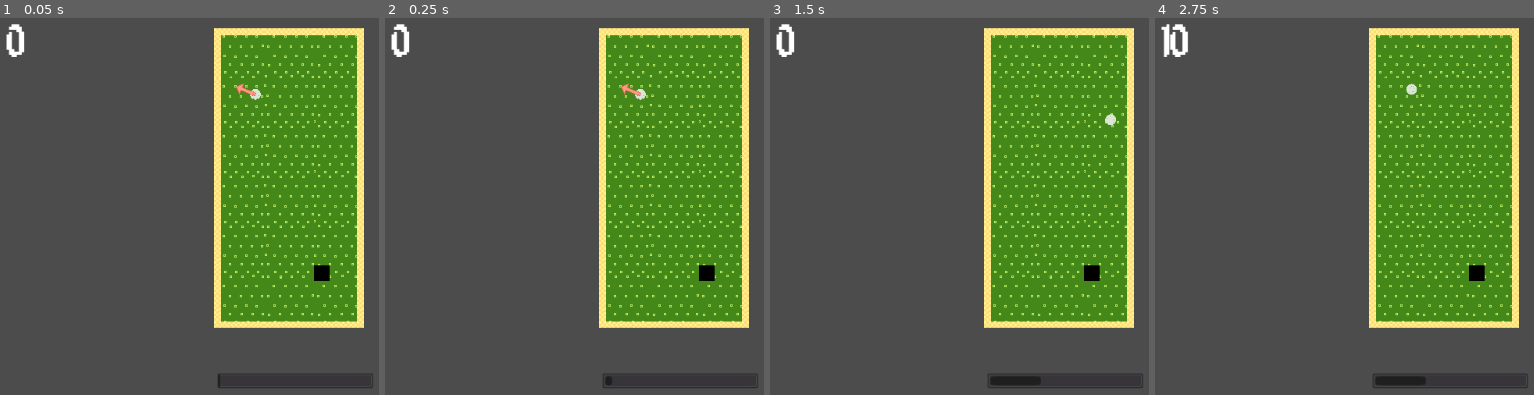
Above: before the commit, frames 1-4 (left to right).
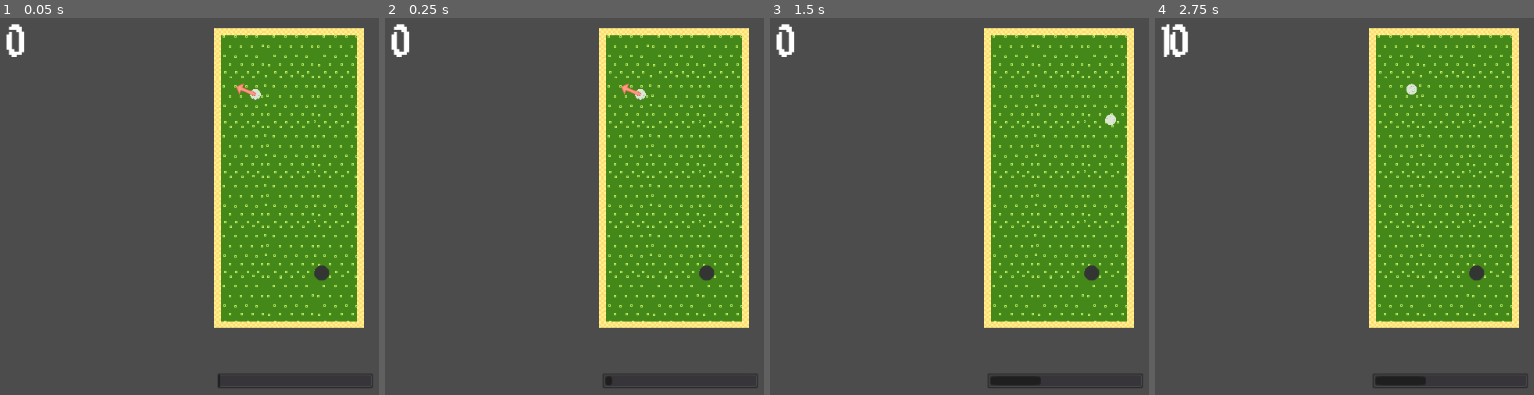
Above: after the commit, the same moments.

Repository: kenset/Par-One
Game: Godot game, scene res://PlayScene.tscn
The game is run twice, just before and just after one commit, with the same random seed, the same clock (stepped at 60 frames per second) and the same inputs.
Inputs (mouse positions are in pixels of both pictures, inside the frame that each line leads up to):
- Up to frame 1 (0.05 s): no input
- Up to frame 2 (0.25 s): no input
- Up to frame 3 (1.5 s): tap Enter at 0.5 s; move the mouse to (outside the picture) at 0.52 s; tap Space at 0.77 s; move the mouse to (898, 202) at 1.27 s
- Up to frame 4 (2.75 s): tap Space at 1.52 s; move the mouse to (1522, 74) at 2.02 s

The runs differ from the first frame. In frame 1, 0.2% of the frame differs, in the area x 82-88%, y 65-70%; in frame 2, 0.2%; in frame 3, 0.2%; in frame 4, 0.2%.

Commit message:
Adds hole sprite

Diff:
--- a/GolfBall.tscn
+++ b/GolfBall.tscn
@@ -45,11 +45,6 @@
 frames = SubResource( 3 )
 frame = 3
 
-[node name="ColorRect" type="ColorRect" parent="."]
-visible = false
-margin_right = 10.0
-margin_bottom = 10.0
-
 [node name="Arrow" type="Sprite" parent="."]
 position = Vector2( 5.03286, 5.00052 )
 rotation = 1.5708
--- a/Hole.tscn
+++ b/Hole.tscn
@@ -1,17 +1,12 @@
-[gd_scene load_steps=3 format=2]
+[gd_scene load_steps=4 format=2]
 
 [ext_resource path="res://Hole.gd" type="Script" id=1]
+[ext_resource path="res://assets/hole.png" type="Texture" id=2]
 
-[sub_resource type="RectangleShape2D" id=1]
-extents = Vector2( 5.6446, 5.73317 )
+[sub_resource type="CircleShape2D" id=1]
 
 [node name="Hole" type="Node2D"]
 script = ExtResource( 1 )
-
-[node name="ColorRect" type="ColorRect" parent="."]
-margin_right = 20.0
-margin_bottom = 20.0
-color = Color( 0, 0, 0, 1 )
 
 [node name="Area2D" type="Area2D" parent="."]
 collision_layer = 4
@@ -19,3 +14,9 @@
 [node name="CollisionShape2D" type="CollisionShape2D" parent="Area2D"]
 position = Vector2( 10, 10 )
 shape = SubResource( 1 )
+
+[node name="Sprite" type="Sprite" parent="."]
+position = Vector2( 9.8512, 9.9148 )
+scale = Vector2( 0.68, 0.68 )
+texture = ExtResource( 2 )
+offset = Vector2( -0.0697508, -2.58065 )
Binary file added: assets/hole.png
Not shown, added: assets/hole.png.import
